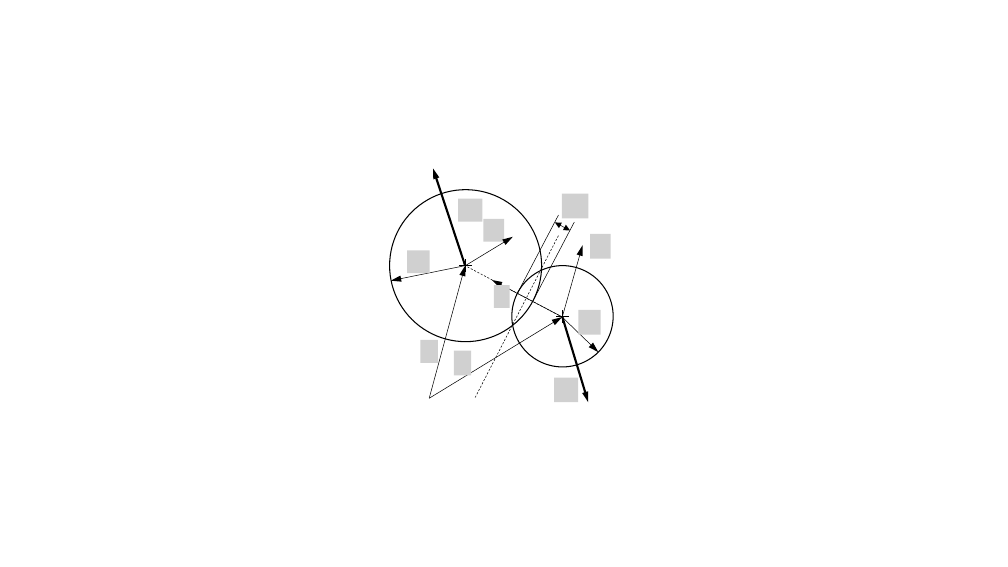
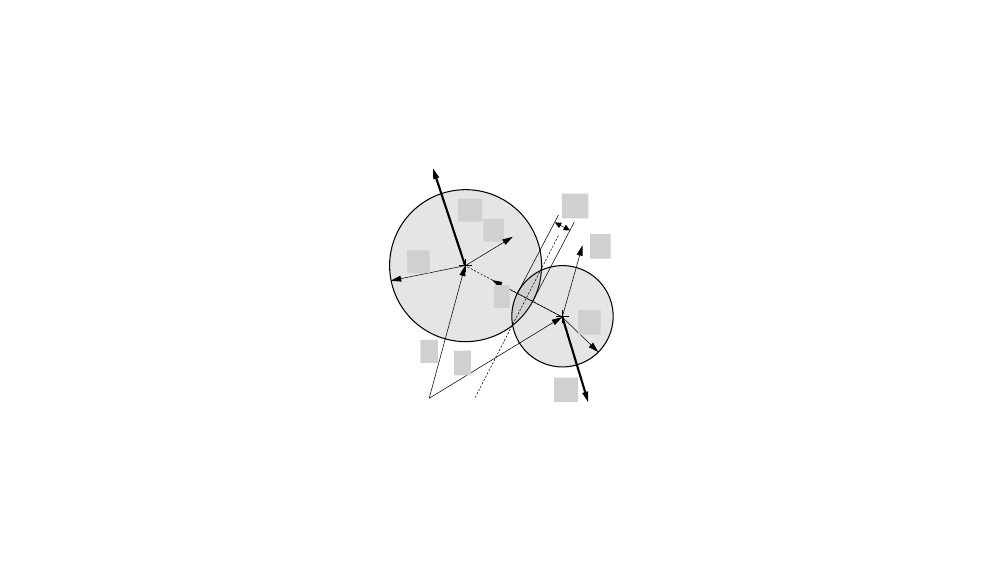
Before and after one commit to HTBalazs/nauticle_user_guide, a slide deck: slide 3 of abrak.pptx. Drawn at 1008x567 pixels with LibreOffice and Linux fonts; fonts in the diff are those of the drawing; grey boxes stand for pictures. Boxes give left, top, right and bottom in pixels: in the first picture for what was removed or moved away, otherwise in the second. Text is boxed around its words. In the diff, an @@ line names an element or a change of style, - is before the commit and + after.

```diff
--- a/abrak.pptx
+++ b/abrak.pptx
@@ ellipse at <box>389,190,541,342</box>: fill none to #767171 at 18% opacity @@
@@ ellipse at <box>512,265,613,367</box>: fill none to #767171 at 18% opacity @@
```
Also in this commit, not shown: 3 other slides changed, 3 slides added, 1 slide removed, 3 other files.
